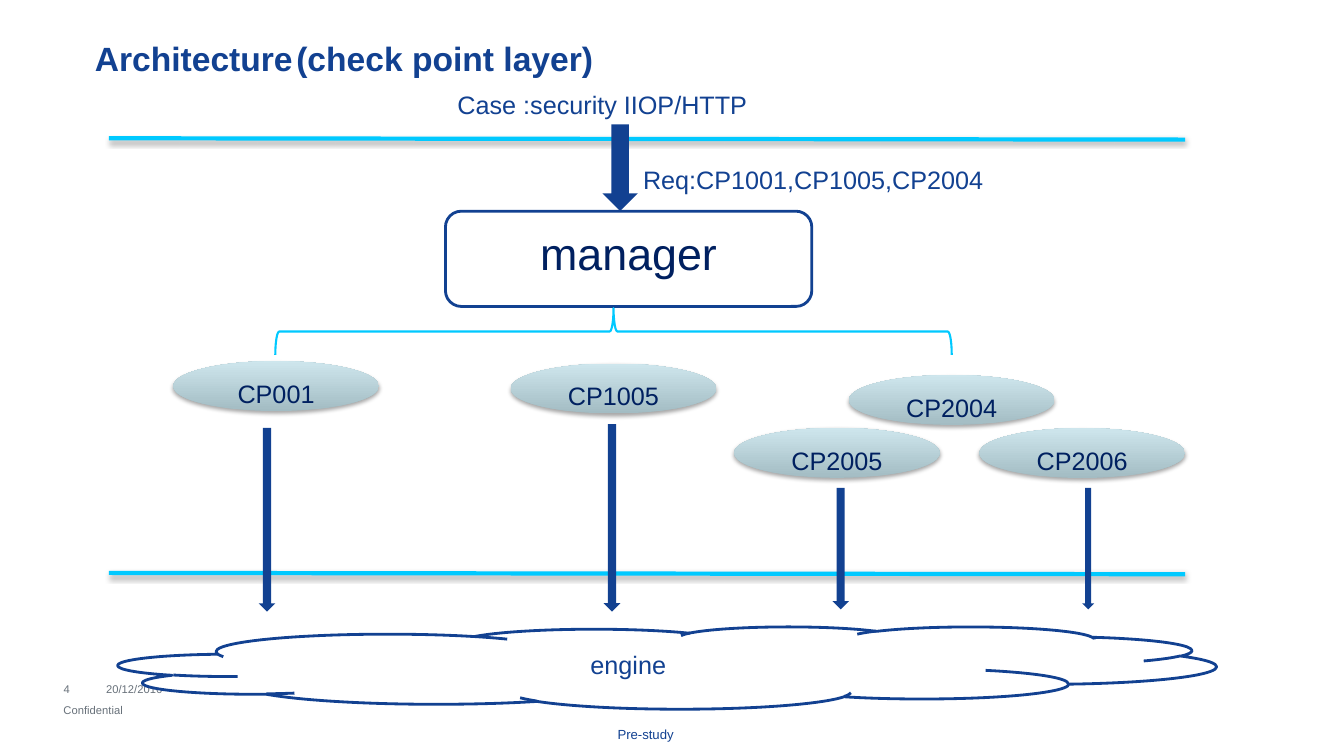
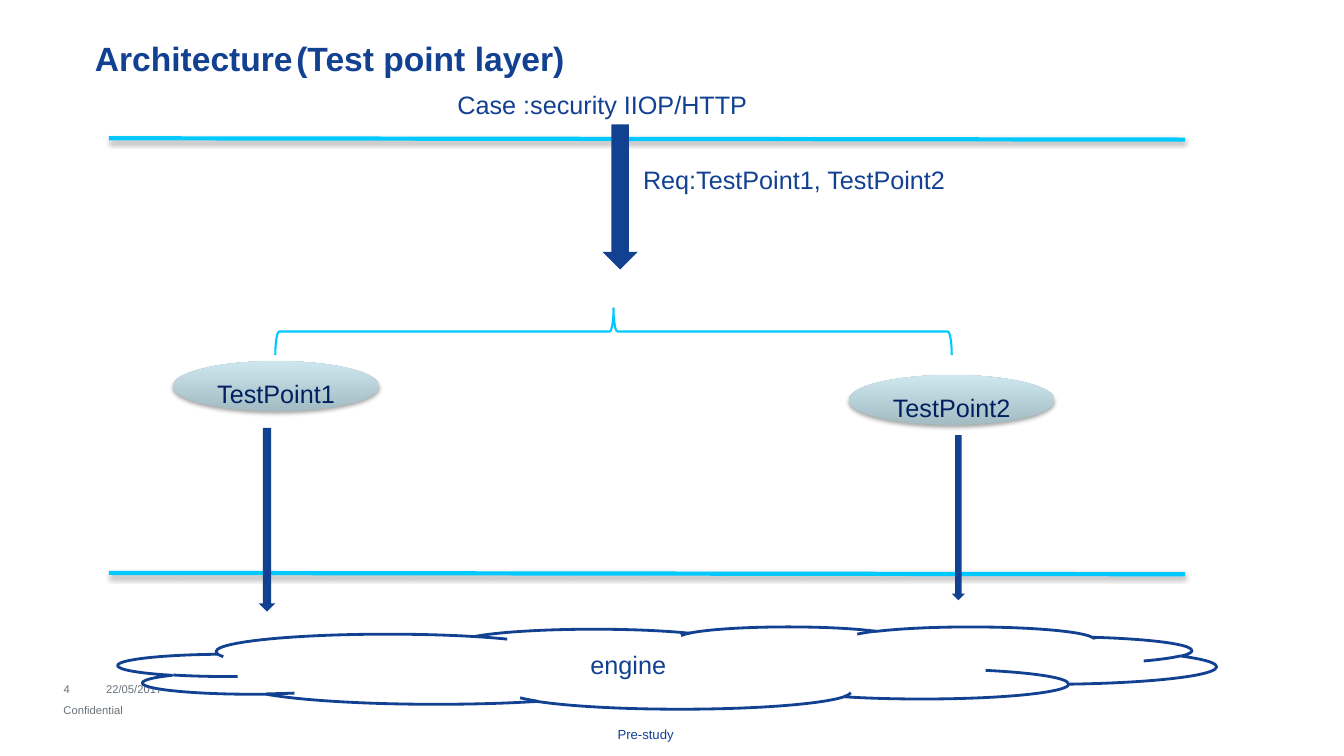
Before and after one commit to gaoxiaofeng/troubleShooting, a slide deck: slide 4 of troubleshooting.pptx. Drawn at 1344x756 pixels with LibreOffice and Linux fonts; fonts in the diff are those of the drawing; background and template pictures are left out. Boxes give left, top, right and bottom in pixels: in the first picture for what was removed or moved away, otherwise in the second. Text is boxed around its words. In the diff, an @@ line names an element or a change of style, - is before the commit and + after.

```diff
--- a/troubleshooting.pptx
+++ b/troubleshooting.pptx
@@ text at [95,46,565,78]: text changed @@
-Architecture (check point layer)
+Architecture (Test point layer)
@@ down arrow: place and size @@
-down arrow at [603,124,638,211]
+down arrow at [603,124,638,269]
@@ text at [643,170,945,194]: text changed @@
-Req:CP1001,CP1005,CP2004
+Req:TestPoint1, TestPoint2
@@ rounded rectangle removed at [446,212,813,308] @@
-manager
@@ text in ellipse at [217,385,335,403]: text changed @@
-CP001
+TestPoint1
@@ ellipse removed at [511,364,717,414] @@
-CP1005
@@ text in ellipse at [893,399,1011,418]: text changed @@
-CP2004
+TestPoint2
@@ down arrow removed at [604,424,621,612] @@
@@ ellipse removed at [734,429,940,479] @@
-CP2005
@@ down arrow: place and size @@
-down arrow at [833,488,849,610]
+down arrow at [952,436,965,601]
@@ ellipse removed at [980,429,1186,479] @@
-CP2006
@@ down arrow removed at [1083,488,1095,610] @@
@@ text at [106,685,162,693]: text changed @@
-20/12/2016
+22/05/2017
```
Also in this commit, not shown: 5 other slides changed, 3 slides added, 1 slide removed, 5 other files.
